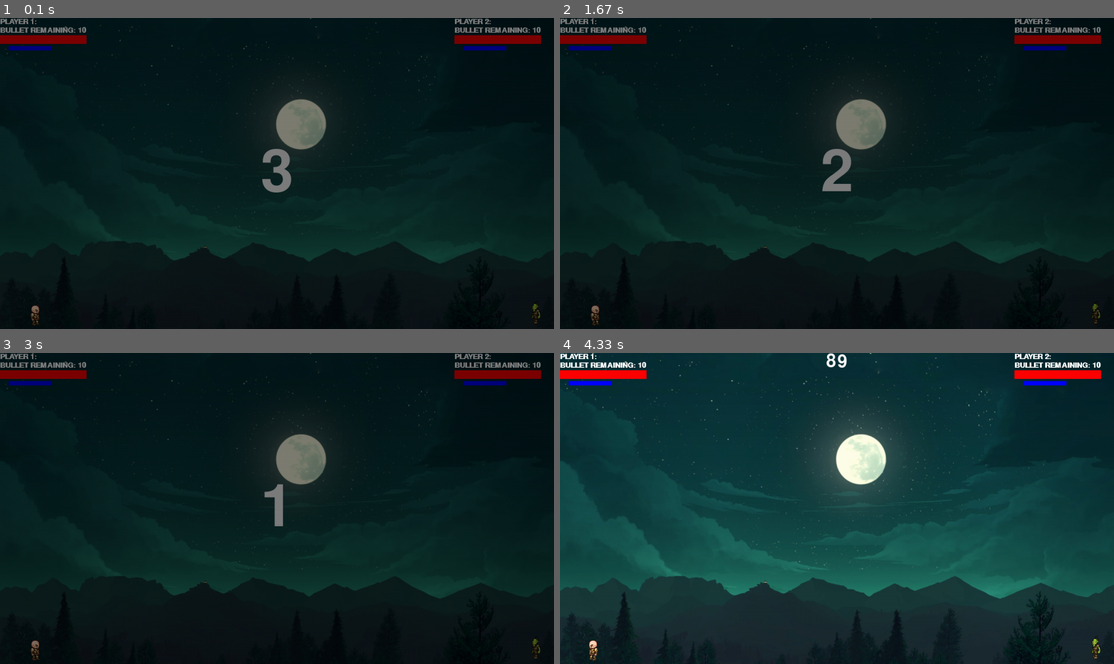
Above: before the commit, frames 1-4 (two rows, left to right).
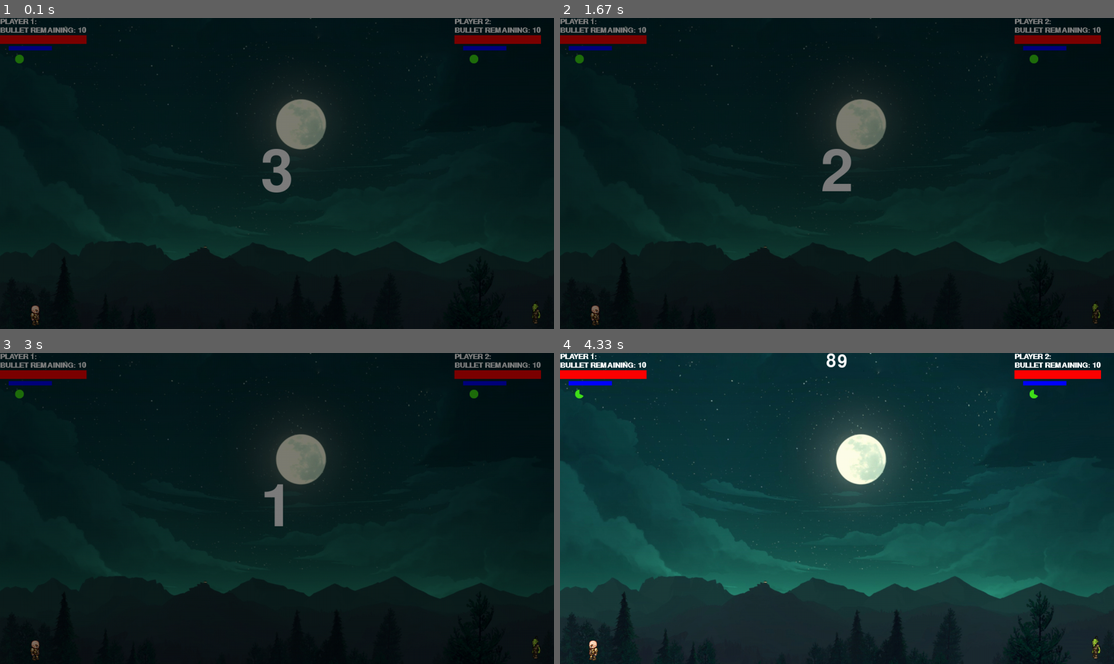
Above: after the commit, the same moments.

Repository: Ace5584/DragonBall-Combat-Game
Game: pygame game, started from Pygame/L1/main.py
Same seed, same stepped clock (60 frames per second), same inputs: the game is played once before the commit and once after it.
Inputs:
- Up to frame 1 (0.1 s): no input
- Up to frame 2 (1.67 s): no input
- Up to frame 3 (3 s): no input
- Up to frame 4 (4.33 s): tap A at 3.4 s; tap E at 3.73 s; tap M at 4.07 s

The runs differ from the first frame. In frame 1, less than 0.1% of the frame differs, in the area x 2-87%, y 11-15%; in frame 2, less than 0.1%; in frame 3, less than 0.1%; in frame 4, less than 0.1%.

Commit message:
timer for bullet refill and started game menu with simple two buttons

Diff:
--- a/Pygame/L1/main.py
+++ b/Pygame/L1/main.py
@@ -15,7 +15,7 @@
 width = 120
 height = 60
 replay = buttons.button(screen_x / 2 - width / 2 - 80, screen_y / 2 - height / 2, width, height, (0, 255, 0), "Play Again")
-quit_game = buttons.button(screen_x / 2 - width / 2 + 80, screen_y / 2 - height / 2, width, height, (0, 255, 0), "Exit Game")
+quit_game = buttons.button(screen_x / 2 - width / 2 + 80, screen_y / 2 - height / 2, width, height, (0, 255, 0), "Quit Game")
 dim_screen = pygame.Surface((screen_x, screen_y)).convert_alpha()
 dim_screen.fill((0, 0, 0, 130))
 
@@ -23,6 +23,8 @@
 game = True
 loop = True
 start = True
+
+game_quit = False
 
 p1 = player.Player(50, 650, 64, 64, False, (0, 0), f'PLAYER 1:')
 p2 = player.Player(1200, 650, 64, 64, True, (1050, 0), "PLAYER 2:")
@@ -43,6 +45,10 @@
 pygame.time.set_timer(timer, 1000)
 timer_sec = 90
 
+timer_bullet = pygame.USEREVENT + 1
+pygame.time.set_timer(timer_bullet, 1000)
+bullet_timer_sec = 3
+
 while run:
     timer_sec = 90
     original_time = 3
@@ -54,6 +60,7 @@
             if event.type == pygame.QUIT:
                 run = False
                 game = False
+                game_quit = True
                 start = False
         if reset_time:
             start_ticks = pygame.time.get_ticks()
@@ -63,7 +70,7 @@
         else:
             reset_time = False
         if time_print != '0':
-            redraw_window.redraw_window(window, p1, p2, screen_x, timer_sec, True, True)
+            redraw_window.redraw_window(window, p1, p2, screen_x, timer_sec, bullet_timer_sec, True, True)
             game_start_timer = int((pygame.time.get_ticks() - start_ticks) / 1000)
             time_print = str(original_time - (int(game_start_timer) - temp_time))
             start_countdown = space_font.render(time_print, 1, (255, 255, 255))
@@ -80,6 +87,7 @@
                 run = False
                 game = False
                 start = False
+                game_quit = True
             if event.type == timer:
                 if timer_sec > 0:
                     timer_sec -= 1
@@ -88,6 +96,16 @@
                         p2.die = True
                     else:
                         p1.die = True
+            if event.type == timer_bullet:
+                if bullet_timer_sec > 0:
+                    bullet_timer_sec -= 1
+                elif bullet_timer_sec == 0:
+                    p1.bullet_count += 1
+                    p2.bullet_count += 1
+                    p1.player_bullet_count = p1.font.render(f'BULLET REMAINING: {p1.bullet_count}', False, (255, 255, 255))
+                    p2.player_bullet_count = p2.font.render(f'BULLET REMAINING: {p2.bullet_count}', False, (255, 255, 255))
+                    bullet_timer_sec = 3
+
 
         if p1.is_dead():
             game = False
@@ -99,11 +117,11 @@
 
         p1.movement(True, p2, window, screen_x, screen_y)
         p2.movement(False, p1, window, screen_x, screen_y)
-        redraw_window.redraw_window(window, p1, p2, screen_x, timer_sec)
+        redraw_window.redraw_window(window, p1, p2, screen_x, timer_sec, bullet_timer_sec)
 
     if p1.die or p2.die:
         while loop:
-            redraw_window.redraw_window(window, p1, p2, screen_x, timer_sec, True)
+            redraw_window.redraw_window(window, p1, p2, screen_x, timer_sec, bullet_timer_sec, True)
             window.blit(dim_screen, (0, 0))
             replay.draw(window)
             quit_game.draw(window)
@@ -119,6 +137,7 @@
                 if event.type == pygame.QUIT:
                     loop = False
                     run = False
+                    game_quit = True
                 pos = pygame.mouse.get_pos()
                 if event.type == pygame.MOUSEBUTTONDOWN:
                     if replay.is_over(pos):
@@ -132,6 +151,7 @@
                         loop = False
                         game = False
                         run = False
+                        game_quit = True
                         break
                 if event.type == pygame.MOUSEMOTION:
                     if replay.is_over(pos):
@@ -144,4 +164,4 @@
                         quit_game.color = (0, 255, 0)
 
 
-pygame.quit()
+#pygame.quit()
--- a/Pygame/L1/player.py
+++ b/Pygame/L1/player.py
@@ -65,7 +65,7 @@
         # allocating text to bullet remaining
         self.temp1 = list(self.bullet_count_text_location)  # temporary list for health bar text location
         self.temp1[1] += 20  # changing location of the bullet remaining text
-        self.bullet_damage = 30
+        self.bullet_damage = 15
         self.temp1.append(self.health)
         self.temp1.append(20)
         self.health_bar_location = tuple(self.temp1)  # changing temporary list into health bar text location tuple
@@ -91,29 +91,30 @@
         self.temp3 = list(text_location)  # temporary list for bullet remaining text location
         self.temp3[1] += 80  # changing location of the bullet remaining text
         self.temp3[0] += 30
-        self.shield_timer_location = tuple(self.temp3)  # changing temporary list into bullet count text locat
+        self.shield_timer_location = tuple(self.temp3)  # changing temporary list into bullet count text located
 
     def draw(self, win, character):
         if self.defend:
             self.vol = 3
         else:
             self.vol = 6
+
         if character == 1:
             if self.walking:
+                if self.defend and self.temp2[2] > 0:
+                    win.blit(red_defend, (int(self.x), int(self.y)))
                 if self.walk_count + 1 >= len(walkLeft):
                     self.walk_count = 0
                 elif self.left:
-                    if self.defend and self.temp2[2] != 0:
+                    if self.defend and self.temp2[2] > 0:
                         win.blit(red_defend, (int(self.x), int(self.y)))
                     win.blit(walkLeft[int(round(self.walk_count // 3))], (int(self.x), int(self.y)))
                     self.walk_count += 1
                 elif self.right:
-                    if self.defend:
-                        win.blit(red_defend, (int(self.x), int(self.y)))
                     win.blit(walkRight[int(round(self.walk_count // 3))], (int(self.x), int(self.y)))
                     self.walk_count += 1
             else:
-                if self.defend and self.temp2[2] != 0:
+                if self.defend and self.temp2[2] > 0:
                     win.blit(red_defend, (int(self.x), int(self.y)))
                 if self.left:
                     win.blit(walkLeft[0], (int(self.x), int(self.y)))
@@ -123,7 +124,7 @@
             # pygame.draw.rect(window, (255, 0, 0), self.hit_box, 2)
         if character == 2:
             if self.walking:
-                if self.defend and self.temp2[2] != 0:
+                if self.defend and self.temp2[2] > 0:
                     win.blit(blue_defend, (int(self.x), int(self.y)))
                 if self.walk_count + 1 >= len(c2_walkLeft):
                     self.walk_count = 0
@@ -134,7 +135,7 @@
                     win.blit(c2_walkRight[round(self.walk_count // 3)], (int(self.x), int(self.y)))
                     self.walk_count += 1
             else:
-                if self.defend and self.temp2[2] != 0:
+                if self.defend and self.temp2[2] > 0:
                     win.blit(blue_defend, (int(self.x), int(self.y)))
                 if self.left:
                     win.blit(c2_walkLeft[0], (int(self.x), int(self.y)))
@@ -142,7 +143,6 @@
                     win.blit(c2_walkRight[0], (int(self.x), int(self.y)))
             self.hit_box = (self.x + 17, self.y + 2, 31, 57)
             # pygame.draw.rect(window, (255, 0, 0), self.hit_box, 2)
-
 
     def freeze(self, win, character):
         if character == 1:
@@ -198,7 +198,7 @@
                             enemy.health_bar_location = tuple(enemy.temp1)
                             pygame.draw.rect(win, (255, 0, 0), self.health_bar_location)
                             self.bullets.pop(self.bullets.index(bullet))
-                            self.health -= 30
+                            self.health -= 15
                             self.die = False
                             continue
                         else:
@@ -229,6 +229,7 @@
                 bullet.x += bullet.vol
             else:
                 self.bullets.pop(self.bullets.index(bullet))
+
         keys = pygame.key.get_pressed()
         if wasd:
             key_shoot = keys[pygame.K_q]
@@ -293,11 +294,13 @@
                     self.jump_count = 10
         if key_defend:
             self.defend = True
-            #if self.temp2[2] == 0:
-            #    self.shield_on = False
-            #else:
-            #   self.shield_on = True
-        else:
+            #print("DEFEND")
+            # if self.temp2[2] == 0:
+            #     self.shield_on = False
+            # else:
+            #    self.shield_on = True
+        else:
+            #print("FALSE")
             self.defend = False
 
     def is_dead(self):
--- a/Pygame/L1/redraw_window.py
+++ b/Pygame/L1/redraw_window.py
@@ -5,7 +5,10 @@
 font = pygame.font.SysFont('comicsans', 60)
 shield_timer_font = pygame.font.SysFont('comicsans', 15)
 
-def redraw_window(window, player1, player2, screen_x, time_seconds, pause=False, start_screen=False):
+shield_timer = [pygame.image.load('timer_1.png'), pygame.image.load('timer_2.png'), pygame.image.load('timer_3.png'), pygame.image.load('timer_4.png')]
+
+
+def redraw_window(window, player1, player2, screen_x, time_seconds, bullet_seconds, pause=False, start_screen=False):
     clock.tick(60)
     window.blit(bg, (0, 0))
     window.blit(player1.player_information, player1.text_location)
@@ -25,17 +28,18 @@
     pygame.draw.rect(window, (255, 255, 255), player2.bottom_shield_bar)
     pygame.draw.rect(window, (0, 0, 255), player1.shield_bar)
     pygame.draw.rect(window, (0, 0, 255), player2.shield_bar)
-    if player1.shield_timer == 0:
-        None
-    else:
-        text1 = shield_timer_font.render(str(player1.shield_timer), True, (255, 255, 255))
-        window.blit(text1, player1.shield_timer_location)
-
-    if player2.shield_timer == 0:
-        None
-    else:
-        text2 = shield_timer_font.render(str(player2.shield_timer), True, (255, 255, 255))
-        window.blit(text2, player2.shield_timer_location)
+    if bullet_seconds == 0:
+        window.blit(shield_timer[3], player1.shield_timer_location)
+        window.blit(shield_timer[3], player2.shield_timer_location)
+    if bullet_seconds == 1:
+        window.blit(shield_timer[2], player1.shield_timer_location)
+        window.blit(shield_timer[2], player2.shield_timer_location)
+    if bullet_seconds == 2:
+        window.blit(shield_timer[1], player1.shield_timer_location)
+        window.blit(shield_timer[1], player2.shield_timer_location)
+    if bullet_seconds == 3:
+        window.blit(shield_timer[0], player1.shield_timer_location)
+        window.blit(shield_timer[0], player2.shield_timer_location)
 
     if not pause:
         text = font.render(str(time_seconds), True, (255, 255, 255))
--- a/Pygame/L1/start_menue.py
+++ b/Pygame/L1/start_menue.py
@@ -1,18 +1,51 @@
 import pygame
+import buttons
 
 pygame.init()
 
 screen_x = 1280  # Screen dimension x
 screen_y = 720  # Screen dimension y
-
 window = pygame.display.set_mode((screen_x, screen_y))
 
-x = input("Play? ")
-if x == 'y':
+bg = pygame.image.load('bg.jpg')  # Importing background image
+width = 120
+height = 60
+play_btn = buttons.button(screen_x / 2 - width / 2 - 80, screen_y / 2 - height / 2, width, height, (0, 255, 0), "Play")
+quit_btn = buttons.button(screen_x / 2 - width / 2 + 80, screen_y / 2 - height / 2, width, height, (0, 255, 0), "Exit Game")
+dim_screen = pygame.Surface((screen_x, screen_y)).convert_alpha()
+dim_screen.fill((0, 0, 0, 130))
+
+
+
+menu = True
+
+while menu:
+    window.blit(bg, (0, 0))
+    window.blit(dim_screen, (0, 0))
     for event in pygame.event.get():
         if event.type == pygame.QUIT:
-            pygame.quit()
-    import main
+            menu = False
+        play_btn.draw(window)
+        quit_btn.draw(window)
+        pos = pygame.mouse.get_pos()
+        if event.type == pygame.MOUSEBUTTONDOWN:
+            if play_btn.is_over(pos):
+                import main
+                if main.game_quit:
+                    menu = False
+            if quit_btn.is_over(pos):
+                menu = False
+        if event.type == pygame.MOUSEMOTION:
+            if play_btn.is_over(pos):
+                play_btn.color = (255, 0, 0)
+            elif not play_btn.is_over(pos):
+                play_btn.color = (0, 255, 0)
+            if quit_btn.is_over(pos):
+                quit_btn.color = (255, 0, 0)
+            elif not play_btn.is_over(pos):
+                quit_btn.color = (0, 255, 0)
+        pygame.display.update()
+    else:
+        None
 
-else:
-    print("NOPE")
+pygame.quit()
Binary file changed: Pygame/L1/blue_g.png
Binary file changed: Pygame/L1/red_g.png
Binary file added: Pygame/L1/timer_1.png
Binary file added: Pygame/L1/timer_2.png
Binary file added: Pygame/L1/timer_3.png
Binary file added: Pygame/L1/timer_4.png
